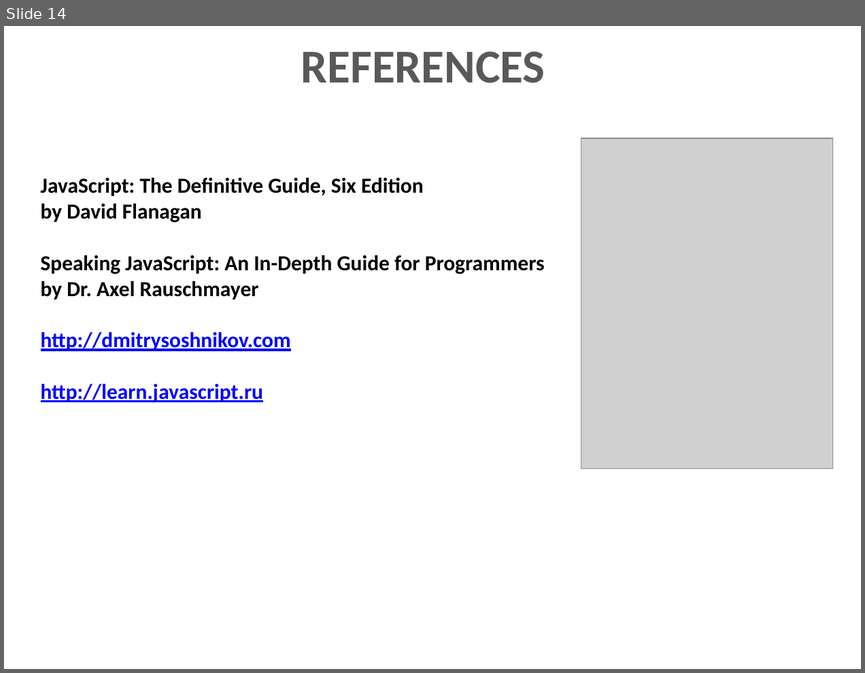
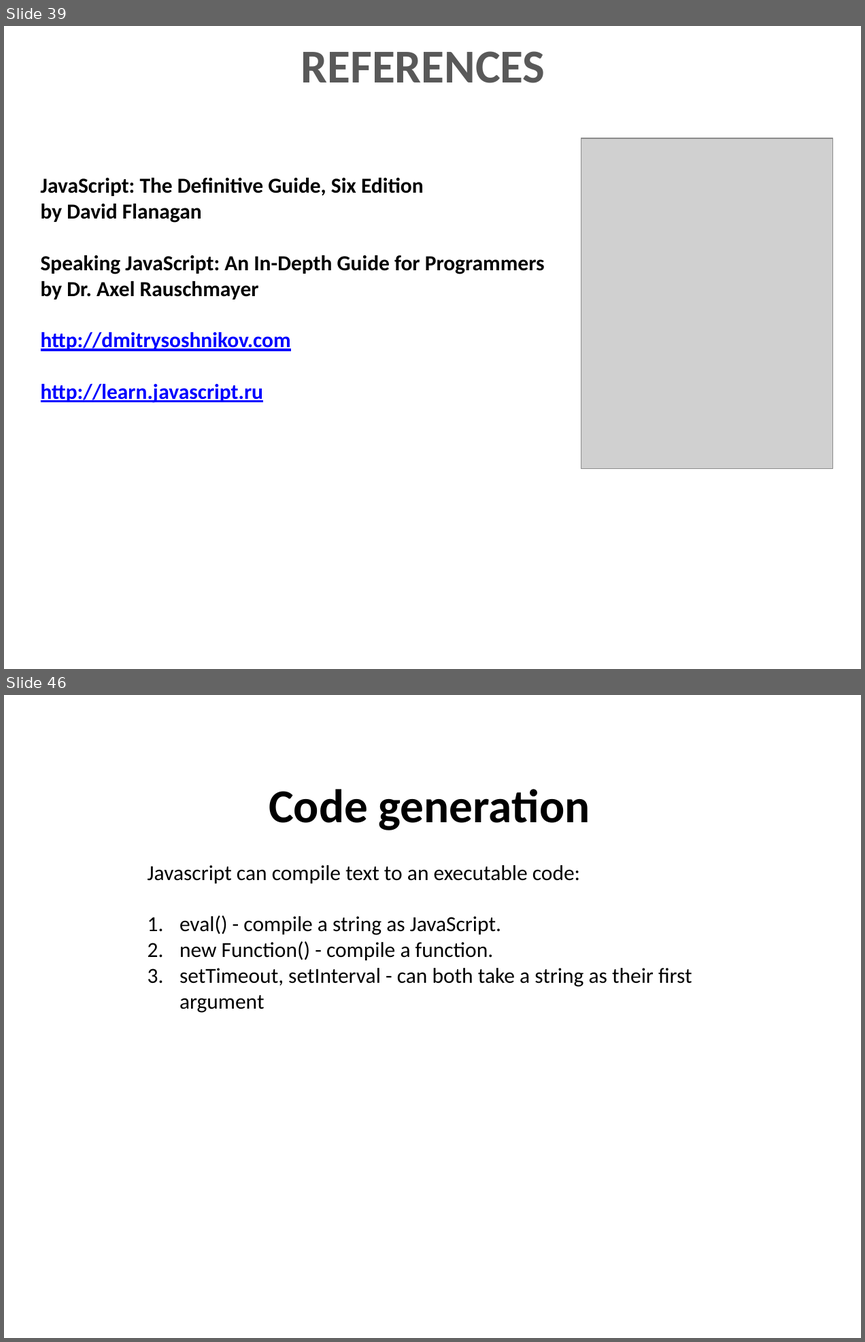
Before and after one commit to dzmitry-varabei/front-end-course, a slide deck: lecture-3-recap-scope/scope.pptx. Shown one above the other, each under a label of ours: slide 14 before the commit, slides 39 and 46 after it; the slides between them are not shown. The pictures are 865x673 and 865x1342 pixels, drawn with LibreOffice and Linux fonts; fonts in the diff are those of the drawing; grey boxes stand for pictures. Boxes give left, top, right and bottom in pixels: in the first picture for what was removed or moved away, otherwise in the second. Text is boxed around its words. In the diff, an @@ line names an element or a change of style, - is before the commit and + after.

```diff
--- a/lecture-3-recap-scope/scope.pptx
+++ b/lecture-3-recap-scope/scope.pptx
@@ slide 46 added at bbox=[4, 695, 861, 1338], background #FFFFFF @@
@@ title added at bbox=[269, 789, 590, 830], 39.6 pt, text #000000, bold @@
+Code generation
@@ text added at bbox=[147, 865, 692, 1013], 18 pt, text #000000 @@
+Javascript can compile text to an executable code:
+1. eval() - compile a string as JavaScript.
+2. new Function() - compile a function.
+3. setTimeout, setInterval - can both take a string as their first argument
@@ what was slide 14 is now slide 39 @@
```
Also in this commit, not shown: 35 other slides added, 1 slide removed, 2 other files.
